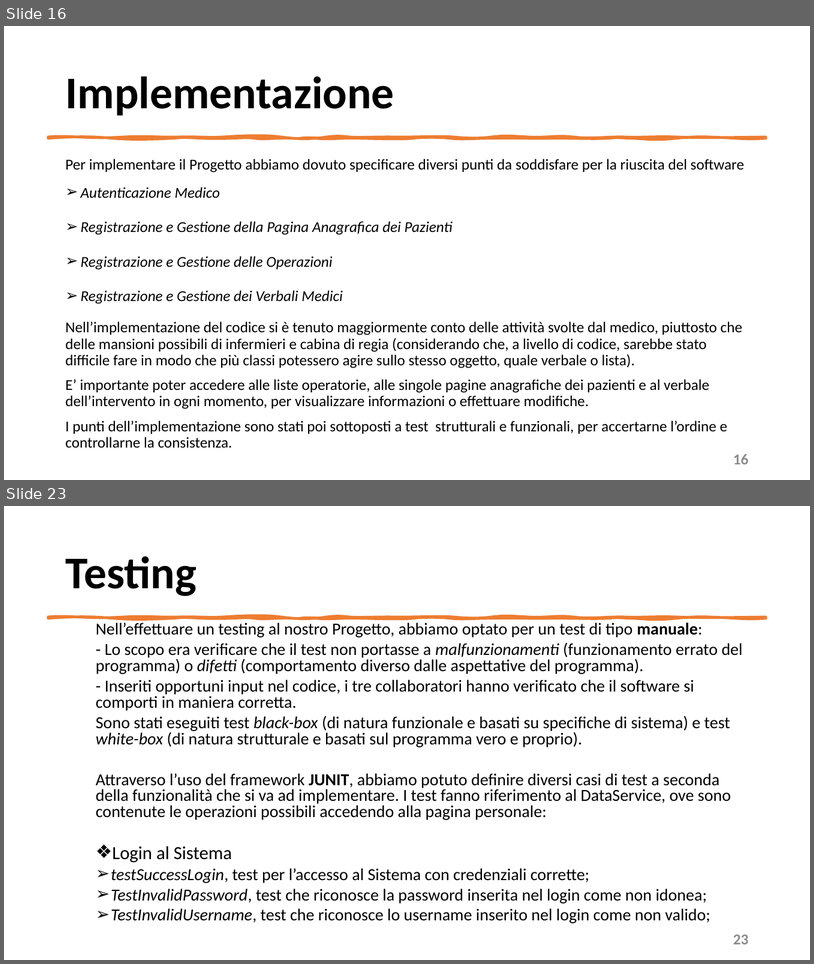
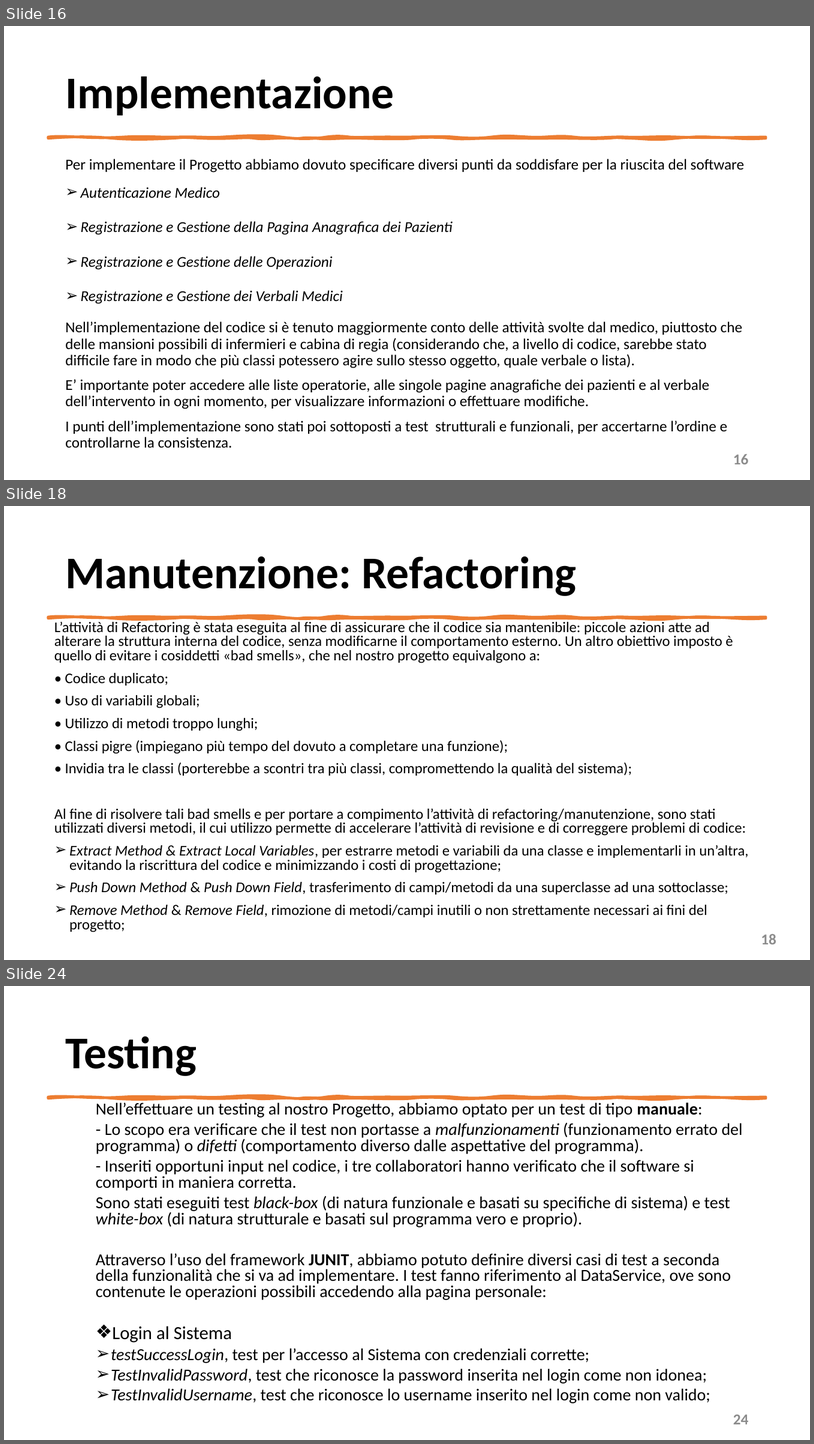
Before and after one commit to mangilimatteo/Progetto_Ingegneria_Software_Cattaneo_Mangili_Saini, a slide deck: Presentazione/Presentazione_Progetto.pptx. Shown one above the other, each under a label of ours: slides 16 and 23 before the commit, slides 16, 18 and 24 after it; the slides between them are not shown. The pictures are 814x964 and 814x1444 pixels, drawn with LibreOffice and Linux fonts; fonts in the diff are those of the drawing. Boxes give left, top, right and bottom in pixels: in the first picture for what was removed or moved away, otherwise in the second. Text is boxed around its words. In the diff, an @@ line names an element or a change of style, - is before the commit and + after.

Commit message:
Update Presentazione progetto
Manutenzione e Refactoring

```diff
--- a/Presentazione/Presentazione_Progetto.pptx
+++ b/Presentazione/Presentazione_Progetto.pptx
@@ slide 18 added at (4,506,810,960), background #FFFFFF @@
@@ title added at (65,556,576,596), 54 pt, text #000000, bold @@
+Manutenzione: Refactoring
@@ freeform shape added at (48,617,766,618), fill #ED7D31, outline #ED7D31 3.25 pt @@
@@ text added at (54,620,749,932), 17.6 pt, text #000000 @@
+L’attività di Refactoring è stata eseguita al fine di assicurare che il codice sia mantenibile: piccole azioni atte ad alterare la struttura interna del codice, senza modificarne il comportamento esterno. Un altro obiettivo imposto è quello di evitare i cosiddetti «bad smells», che nel nostro progetto equivalgono a:
+• Codice duplicato;
+• Uso di variabili globali;
+• Utilizzo di metodi troppo lunghi;
+• Classi pigre (impiegano più tempo del dovuto a completare una funzione);
+• Invidia tra le classi (porterebbe a scontri tra più classi, compromettendo la qualità del sistema);
+Al fine di risolvere tali bad smells e per portare a compimento l’attività di refactoring/manutenzione, sono stati utilizzati diversi metodi, il cui utilizzo permette di accelerare l’attività di revisione e di correggere problemi di codice:
+➢ Extract Method & Extract Local Variables, per estrarre metodi e variabili da una classe e implementarli in un’altra, evitando la riscrittura del codice e minimizzando i costi di progettazione;
+➢ Push Down Method & Push Down Field, trasferimento di campi/metodi da una superclasse ad una sottoclasse;
+➢ Remove Method & Remove Field, rimozione di metodi/campi inutili o non strettamente necessari ai fini del progetto;
@@ page number added at (761,933,777,944), 18 pt, text #8C8C8C, bold @@
+18
@@ what was slide 23 is now slide 24 @@
@@ page number at (734,1414,749,1424): text changed @@
-23
+24
```
Also in this commit, not shown: 7 slides changed.
